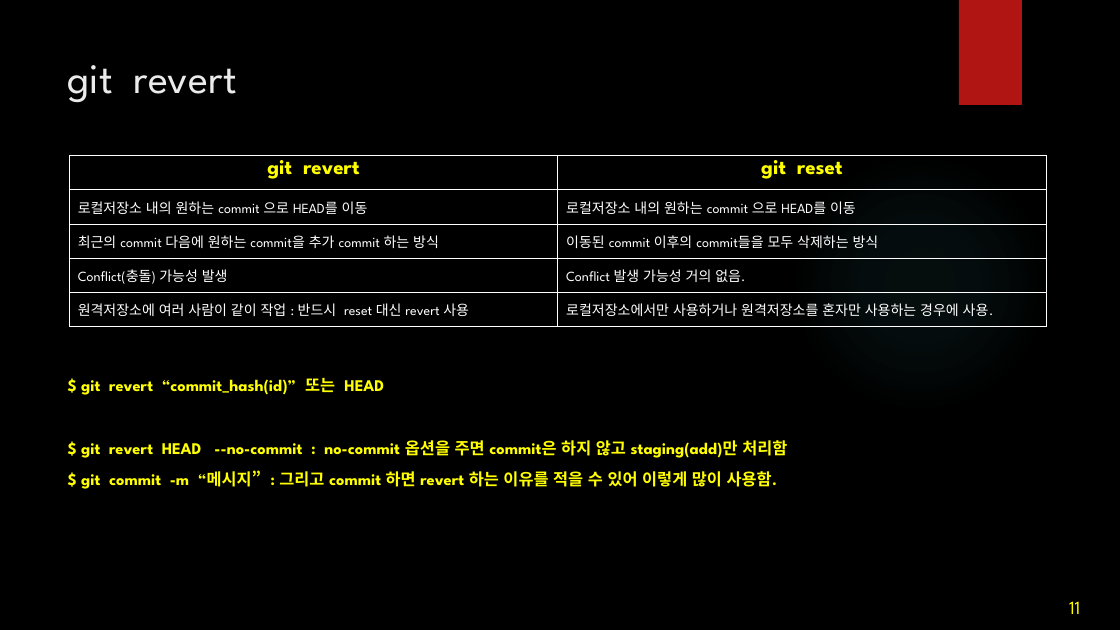
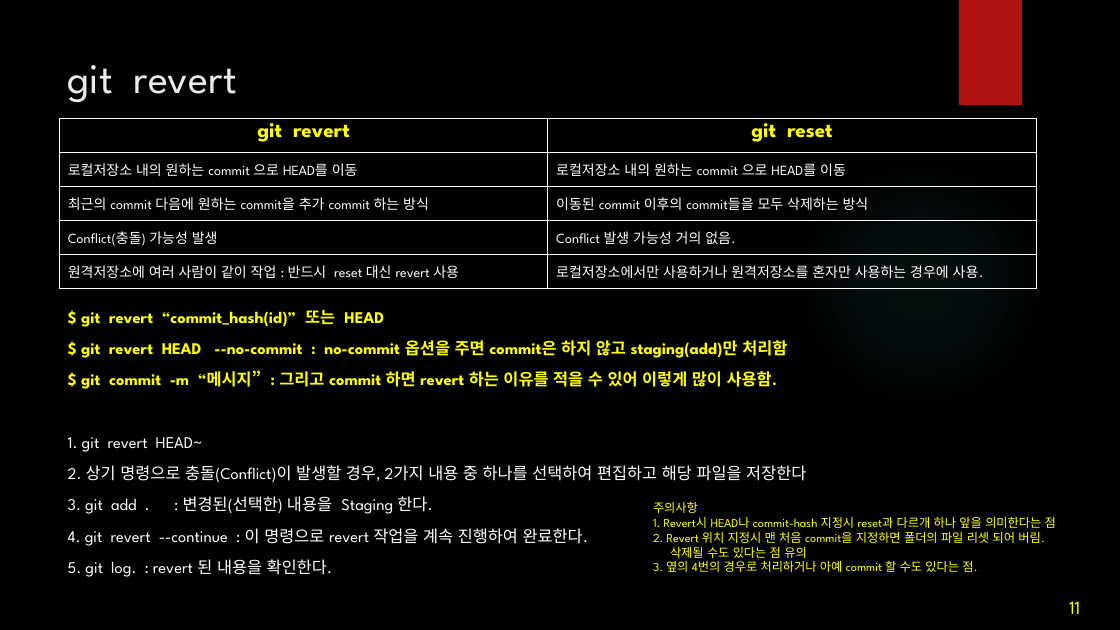
Before and after one commit to iredseal/Learning, a slide deck: slide 12 of Tools/git/git.pptx. Drawn at 1120x630 pixels with LibreOffice and Linux fonts; fonts in the diff are those of the drawing; background and template pictures are left out. Boxes give left, top, right and bottom in pixels: in the first picture for what was removed or moved away, otherwise in the second. Text is boxed around its words. In the diff, an @@ line names an element or a change of style, - is before the commit and + after.

Commit message:
240701-1735

```diff
--- a/Tools/git/git.pptx
+++ b/Tools/git/git.pptx
@@ table: place and size @@
-table at <box>70,156,1046,327</box>
+table at <box>60,118,1036,289</box>
@@ text "$ git revert “commit_hash(id)” 또는 ...": place and size @@
-text "$ git revert “commit_hash(id)” 또는 ..." at <box>81,378,787,489</box>
+text "$ git revert “commit_hash(id)” 또는 ..." at <box>68,310,806,577</box>
@@ text at <box>68,437,806,577</box>: paragraphs added @@
+1. git revert HEAD~
+2. 상기 명령으로 충돌(Conflict)이 발생할 경우, 2가지 내용 중 하나를 선택하여 편집하고 해당 파일을 저장한다
+3. git add . : 변경된(선택한) 내용을 Staging 한다.
+4. git revert --continue : 이 명령으로 revert 작업을 계속 진행하여 완료한다.
+5. git log. : revert 된 내용을 확인한다.
@@ text added at <box>653,501,1056,572</box>, 10.5 pt, text #FFFF00 @@
+주의사항
+1. Revert시 HEAD나 commit-hash 지정시 reset과 다르개 하나 앞을 의미한다는 점
+2. Revert 위치 지정시 맨 처음 commit을 지정하면 폴더의 파일 리셋 되어 버림.
+삭제될 수도 있다는 점 유의
+3. 옆의 4번의 경우로 처리하거나 아예 commit 할 수도 있다는 점.
```
